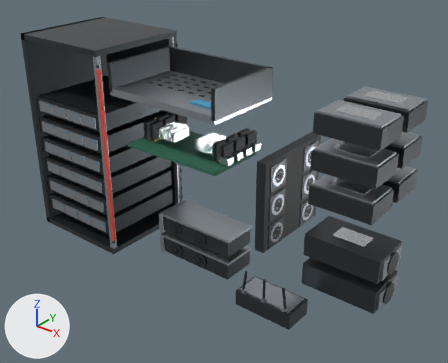
Two versions of the glTF model public/models/cocometric-shape-revision.glb, one commit apart.
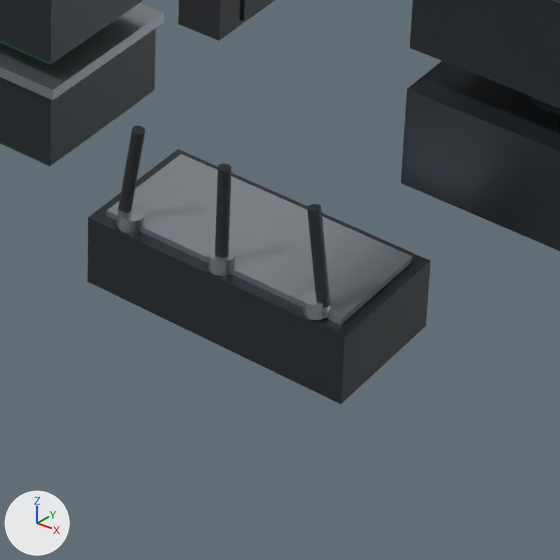
Each version is shown whole from a camera (50 mm lens) standing at (7.42, -8.47, 5.02) and looking at (0.55, 0.12, -0.31), then close up on the part from 48% to 75% of the width and 67% to 100% of the height. Every picture has the same lights, and +X, +Y and +Z are marked at lower left. The older version's two pictures come first. Where no turn or scale is listed for an object, it has been applied to the vertices.

In view in the first close-up: 'Fan_Wall', 'GPU_0_Backplate', 'GPU_0_Body', 'GPU_1_Body', 'NIC_Antenna_0', 'NIC_Antenna_1', 'NIC_Antenna_2', 'NIC_Antenna_Base_0', 'NIC_Antenna_Base_1', 'NIC_Antenna_Base_2', 'NIC_Router_Body', 'NIC_Router_Top', 'PSU_0', 'PSU_1' and 4 more.
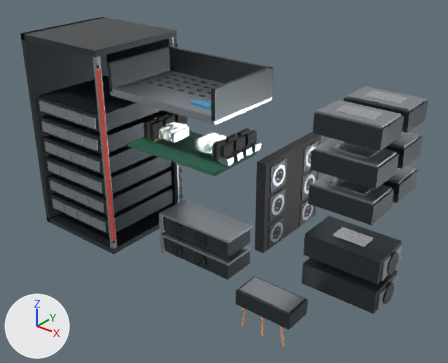
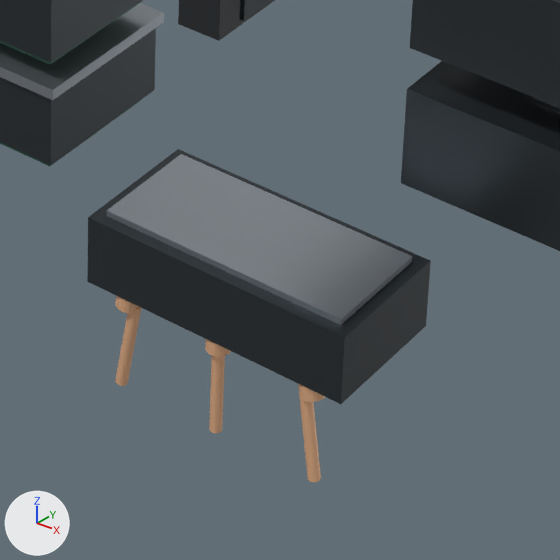
Commit message: Move Cocometric antennas to rear and apply palette orange

What differs and where, as boxes (x1, y1, x2, y2) in the close-ups (560 x 560 px):
'NIC_Antenna_2', recoloured, moved: before (307, 204, 330, 308); after (298, 387, 321, 482)
'NIC_Antenna_1', recoloured, moved: before (215, 163, 232, 258); after (209, 356, 225, 433)
'NIC_Antenna_0', recoloured, moved: before (118, 126, 145, 212); after (115, 307, 141, 386)
'NIC_Antenna_Base_0', recoloured, moved: before (116, 204, 145, 234); after (115, 296, 139, 314)
'NIC_Antenna_Base_1', recoloured, moved: before (208, 247, 235, 276); after (205, 339, 231, 357)
'NIC_Antenna_Base_2', recoloured, moved: before (302, 290, 331, 320); after (298, 384, 325, 402)

The change in detail:
Material 'Cocometric_Antenna_Orange' (mat_cocometric_antenna_orange) is new.
Its base color is (0.91, 0.514, 0.29) (beige #f5be93).
Its metallic is 0.28.
Its roughness is 0.36.
me_nic_antenna_base_0 is used by ob_nic_antenna_base_0; location (0.0, 0.0, 0.0).
me_nic_antenna_base_0 had 42 vertices, 80 faces and spanned x 1.9257..2.0343, y -1.125..-1.025, z -1.6346..-1.5554.
me_nic_antenna_base_0 no longer uses material mat_brushed_aluminum (grey #adb4bc).
me_nic_antenna_base_0 now has 42 vertices, 80 faces and spans x 1.9257..2.0343, y -1.125..-1.025, z -2.0046..-1.9254.
me_nic_antenna_base_0 part 6: the whole mesh is moved by (0.0, 0.0, -0.37).
me_nic_antenna_base_0 gains material mat_cocometric_antenna_orange (beige #f5be93).
me_nic_antenna_0 is used by ob_nic_antenna_0; location (0.0, 0.0, 0.0).
me_nic_antenna_0 had 42 vertices, 80 faces and spanned x 1.925..2.035, y -1.1..-1.05, z -1.581..-1.179.
me_nic_antenna_0 no longer uses material mat_black_polymer (black #262a2e).
me_nic_antenna_0 now has 42 vertices, 80 faces and spans x 1.925..2.035, y -1.1..-1.05, z -2.381..-1.979.
me_nic_antenna_0 part 5: the whole mesh is moved by (0.0, 0.0, -0.8).
me_nic_antenna_0 gains material mat_cocometric_antenna_orange (beige #f5be93).
me_nic_antenna_base_1 is used by ob_nic_antenna_base_1; location (0.0, 0.0, 0.0).
me_nic_antenna_base_1 had 42 vertices, 80 faces and spanned x 2.35..2.45, y -1.125..-1.025, z -1.6275..-1.5625.
me_nic_antenna_base_1 no longer uses material mat_brushed_aluminum (grey #adb4bc).
me_nic_antenna_base_1 now has 42 vertices, 80 faces and spans x 2.35..2.45, y -1.125..-1.025, z -1.9975..-1.9325.
me_nic_antenna_base_1 part 4: the whole mesh is moved by (0.0, 0.0, -0.37).
me_nic_antenna_base_1 gains material mat_cocometric_antenna_orange (beige #f5be93).
me_nic_antenna_1 is used by ob_nic_antenna_1; location (0.0, 0.0, 0.0).
me_nic_antenna_1 had 42 vertices, 80 faces and spanned x 2.375..2.425, y -1.1..-1.05, z -1.58..-1.18.
me_nic_antenna_1 no longer uses material mat_black_polymer (black #262a2e).
me_nic_antenna_1 now has 42 vertices, 80 faces and spans x 2.375..2.425, y -1.1..-1.05, z -2.38..-1.98.
me_nic_antenna_1 part 3: the whole mesh is moved by (0.0, 0.0, -0.8).
me_nic_antenna_1 gains material mat_cocometric_antenna_orange (beige #f5be93).
me_nic_antenna_base_2 is used by ob_nic_antenna_base_2; location (0.0, 0.0, 0.0).
me_nic_antenna_base_2 had 42 vertices, 80 faces and spanned x 2.7657..2.8743, y -1.125..-1.025, z -1.6346..-1.5554.
me_nic_antenna_base_2 no longer uses material mat_brushed_aluminum (grey #adb4bc).
me_nic_antenna_base_2 now has 42 vertices, 80 faces and spans x 2.7657..2.8743, y -1.125..-1.025, z -2.0046..-1.9254.
me_nic_antenna_base_2 part 2: the whole mesh is moved by (0.0, 0.0, -0.37).
me_nic_antenna_base_2 gains material mat_cocometric_antenna_orange (beige #f5be93).
me_nic_antenna_2 is used by ob_nic_antenna_2; location (0.0, 0.0, 0.0).
me_nic_antenna_2 had 42 vertices, 80 faces and spanned x 2.765..2.875, y -1.1..-1.05, z -1.581..-1.179.
me_nic_antenna_2 no longer uses material mat_black_polymer (black #262a2e).
me_nic_antenna_2 now has 42 vertices, 80 faces and spans x 2.765..2.875, y -1.1..-1.05, z -2.381..-1.979.
me_nic_antenna_2 part 1: the whole mesh is moved by (0.0, 0.0, -0.8).
me_nic_antenna_2 gains material mat_cocometric_antenna_orange (beige #f5be93).
